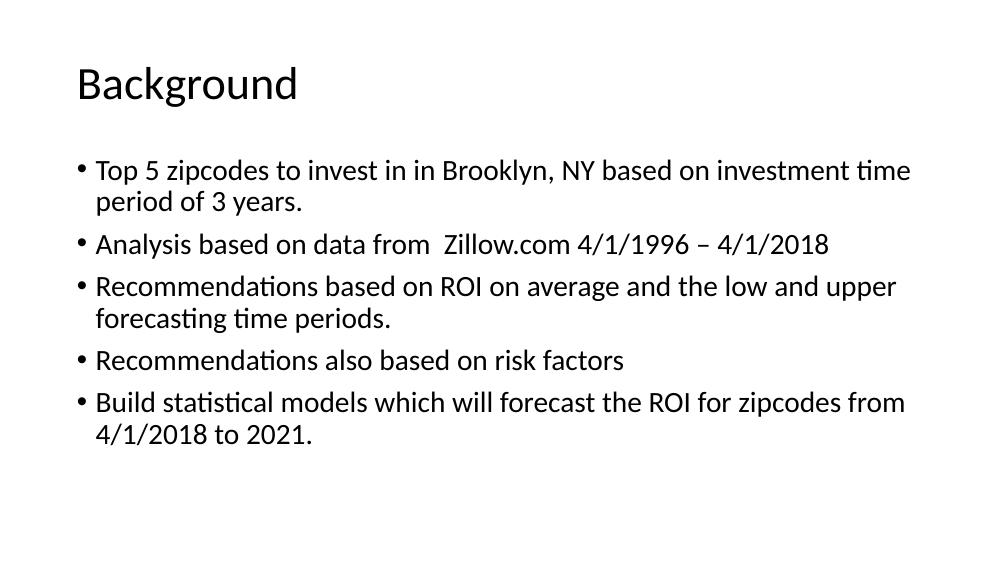
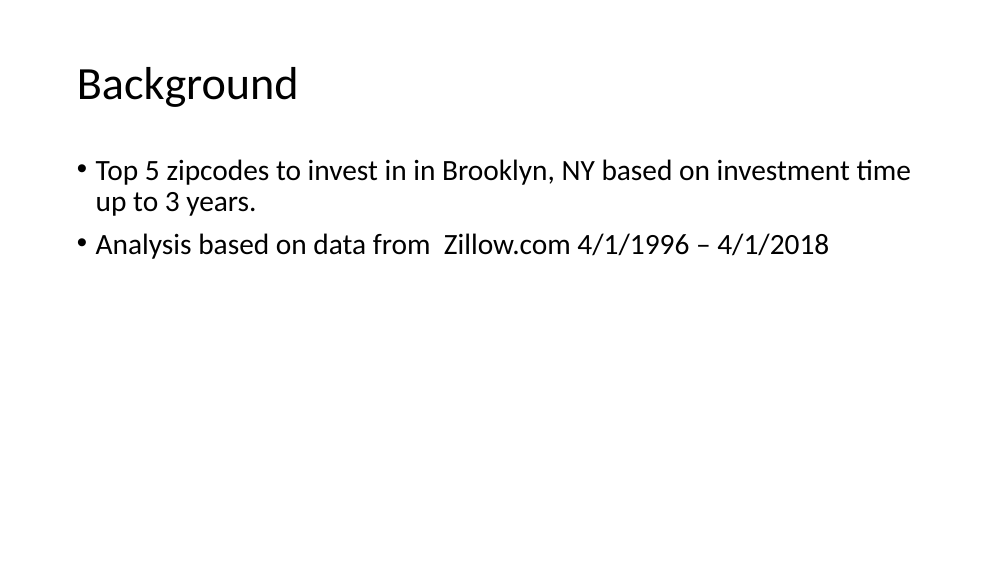
Before and after one commit to davidrtorres/Model-4-Brooklyn-Real-Estate-Investment, a slide deck: slide 2 of zillow_ts.pptx. Drawn at 1008x567 pixels with LibreOffice and Linux fonts; fonts in the diff are those of the drawing. Boxes give left, top, right and bottom in pixels: in the first picture for what was removed or moved away, otherwise in the second. Text is boxed around its words. In the diff, an @@ line names an element or a change of style, - is before the commit and + after.

```diff
--- a/zillow_ts.pptx
+++ b/zillow_ts.pptx
@@ text at [96, 159, 911, 216]: text changed @@
-• Top 5 zipcodes to invest in in Brooklyn, NY based on investment time period of 3 years.
+• Top 5 zipcodes to invest in in Brooklyn, NY based on investment time up to 3 years.
@@ text at [96, 275, 906, 446]: paragraphs removed @@
-• Recommendations based on ROI on average and the low and upper forecasting time periods.
-• Recommendations also based on risk factors
-• Build statistical models which will forecast the ROI for zipcodes from 4/1/2018 to 2021.
```
Also in this commit, not shown: 6 other slides changed, 6 slides added, 1 slide removed.
